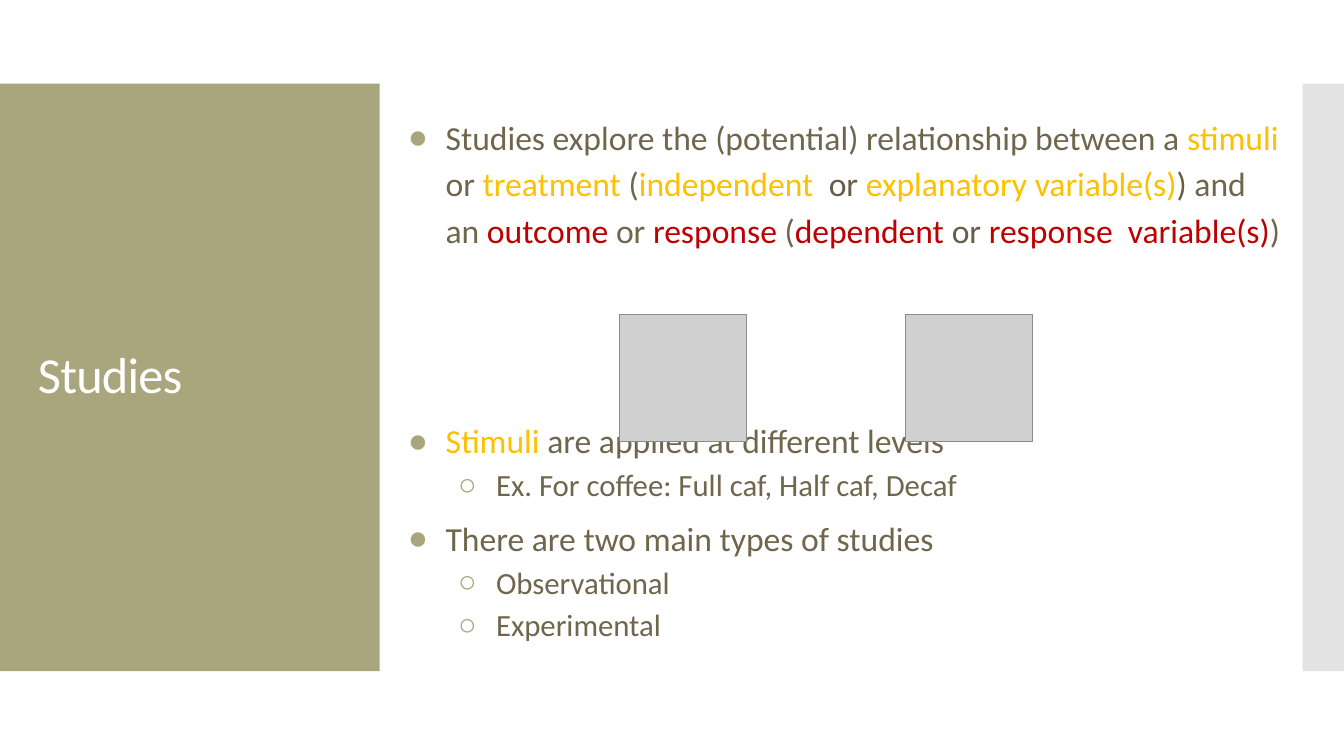
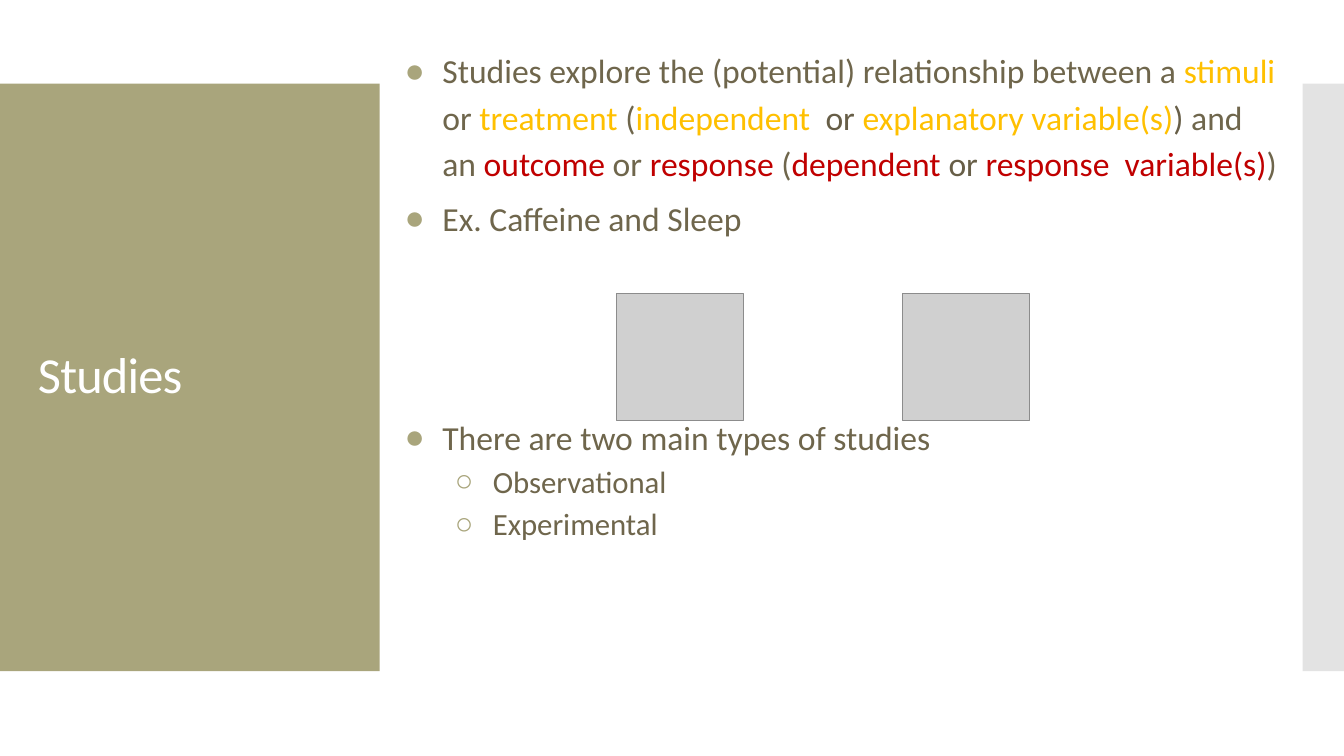
Before and after one commit to amosca01/MATH108-F23, a slide deck: slide 35 of slides/02-data-collection.pptx (slide 42 before the commit). Drawn at 1344x756 pixels with LibreOffice and Linux fonts; fonts in the diff are those of the drawing; grey boxes stand for pictures. Boxes give left, top, right and bottom in pixels: in the first picture for what was removed or moved away, otherwise in the second. Text is boxed around its words. In the diff, an @@ line names an element or a change of style, - is before the commit and + after.

```diff
--- a/slides/02-data-collection.pptx
+++ b/slides/02-data-collection.pptx
@@ text "Studies explore the (potential) relationship ...": place and size @@
-text "Studies explore the (potential) relationship ..." at <box>446,125,1280,641</box>
+text "Studies explore the (potential) relationship ..." at <box>442,58,1277,540</box>
@@ text at <box>442,207,741,237</box>: text changed @@
-● Stimuli are applied at different levels
-  ○ Ex. For coffee: Full caf, Half caf, Decaf
+● Ex. Caffeine and Sleep
@@ picture: place and size @@
-picture at <box>620,315,747,442</box>
+picture at <box>616,293,743,420</box>
@@ picture: place and size @@
-picture at <box>905,315,1032,442</box>
+picture at <box>902,293,1029,420</box>
```
Also in this commit, not shown: 19 other slides changed, 12 slides added, 2 slides removed, 3 other files.
